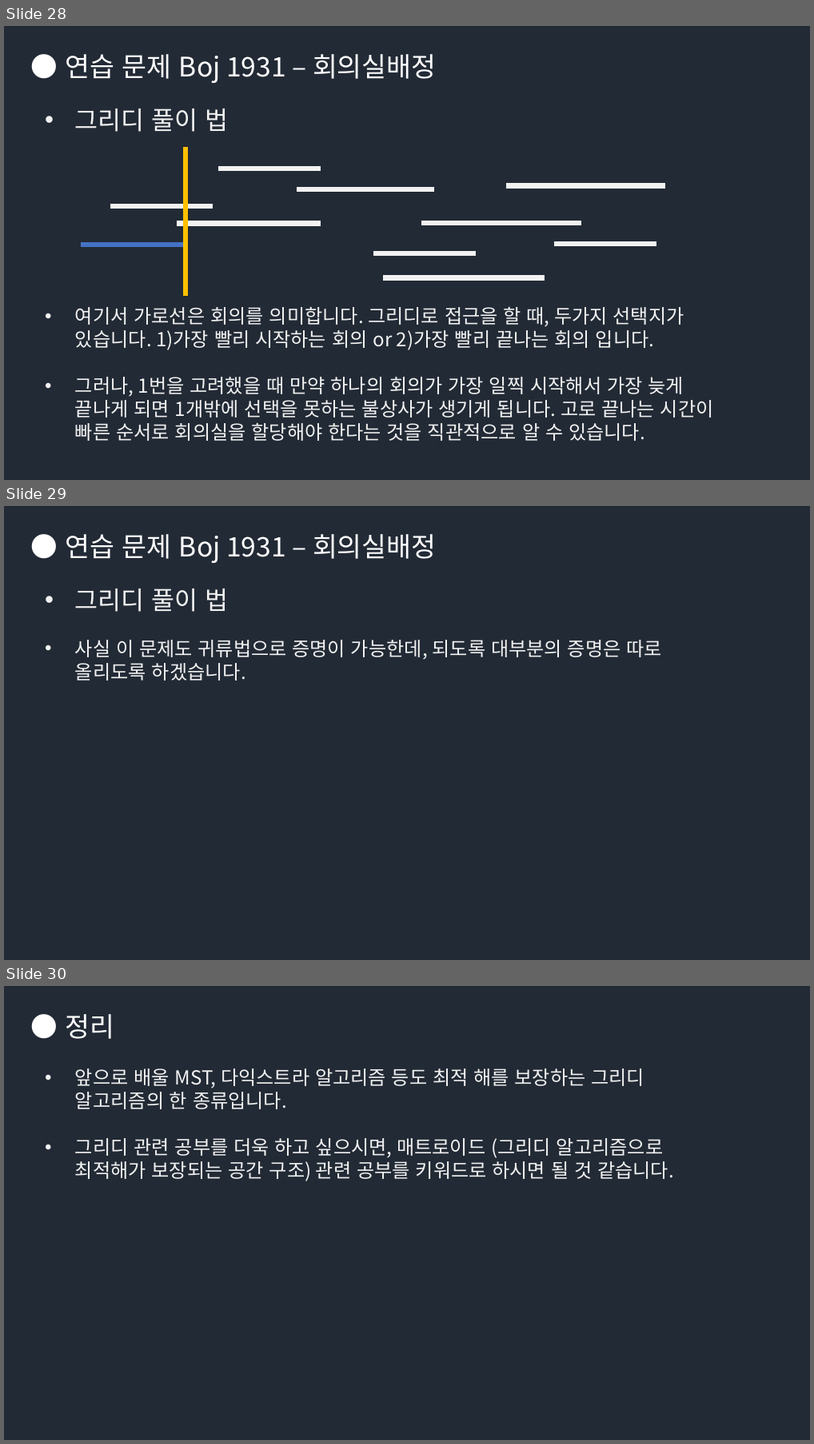
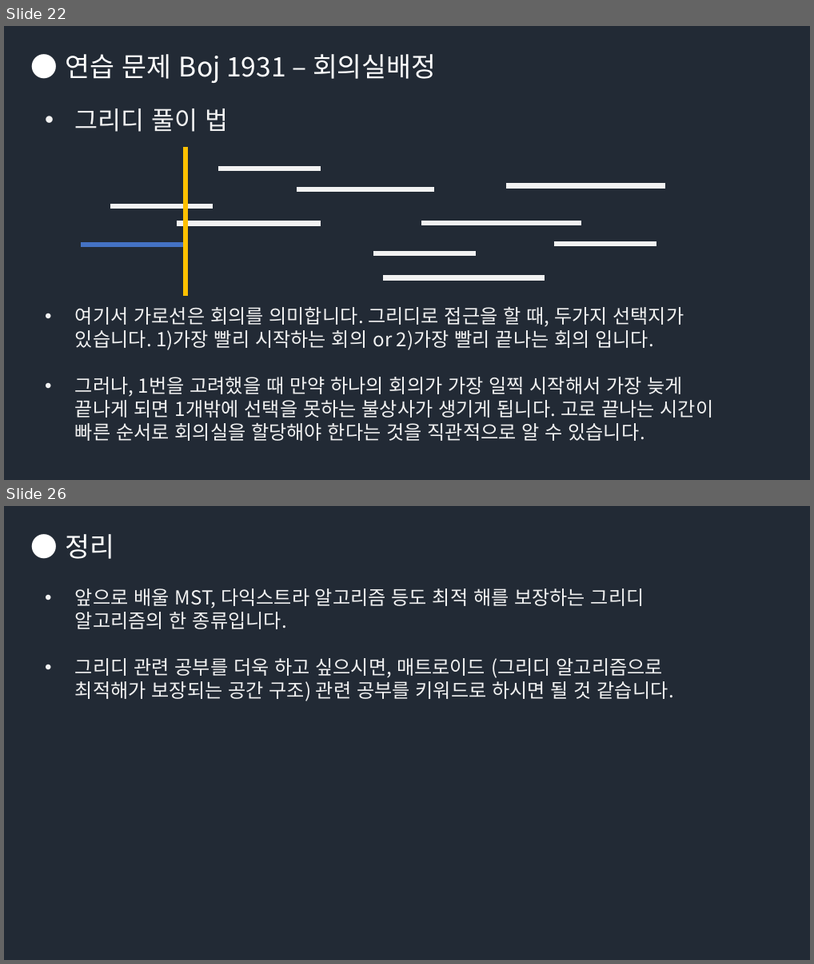
Before and after one commit to Groot-Space/Groot-space.github.io, a slide deck: assets/images/그리디/그리디.pptx. Shown one above the other, each under a label of ours: slides 28, 29 and 30 before the commit, slides 22 and 26 after it; the slides between them are not shown. The pictures are 814x1444 and 814x964 pixels, drawn with LibreOffice and Linux fonts; fonts in the diff are those of the drawing. Boxes give left, top, right and bottom in pixels: in the first picture for what was removed or moved away, otherwise in the second. Text is boxed around its words. In the diff, an @@ line names an element or a change of style, - is before the commit and + after.

```diff
--- a/assets/images/그리디/그리디.pptx
+++ b/assets/images/그리디/그리디.pptx
@@ slide 29 removed at bbox=[4, 506, 810, 960], background #222A35 @@
@@ text removed at bbox=[65, 534, 437, 563] @@
-● 연습 문제 Boj 1931 – 회의실배정
@@ text removed at bbox=[75, 588, 228, 612] @@
-• 그리디 풀이 법
@@ text removed at bbox=[75, 640, 662, 680] @@
-• 사실 이 문제도 귀류법으로 증명이 가능한데, 되도록 대부분의 증명은 따로 올리도록 하겠습니다.
@@ what was slide 28 is now slide 22 @@
@@ what was slide 30 is now slide 26 @@
```
Also in this commit, not shown: 2 slides changed, 3 slides added, 6 other slides removed.
